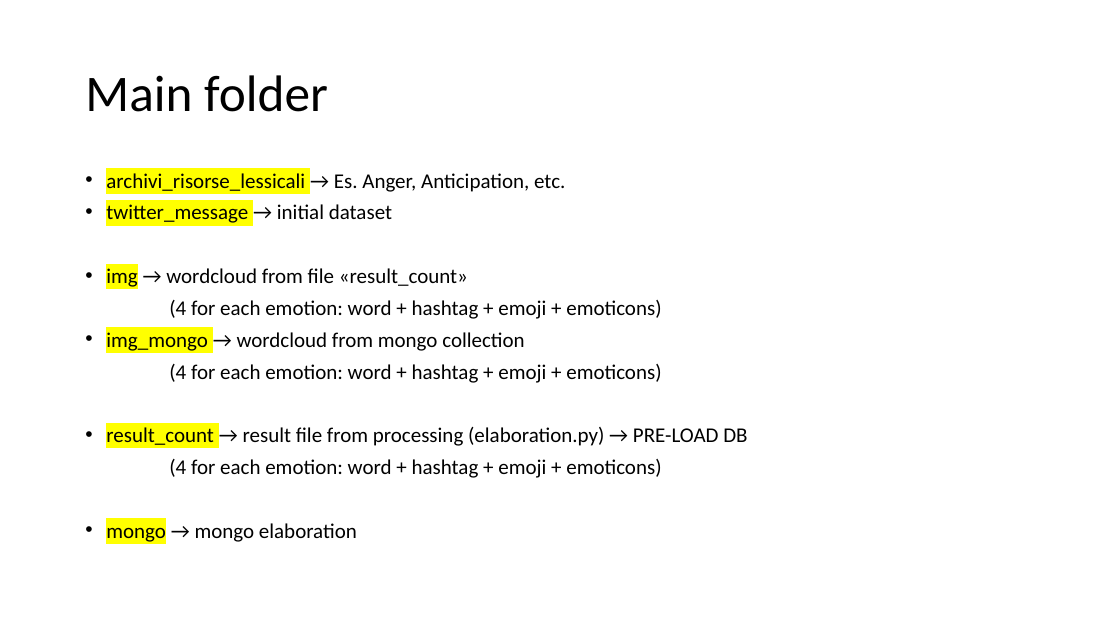
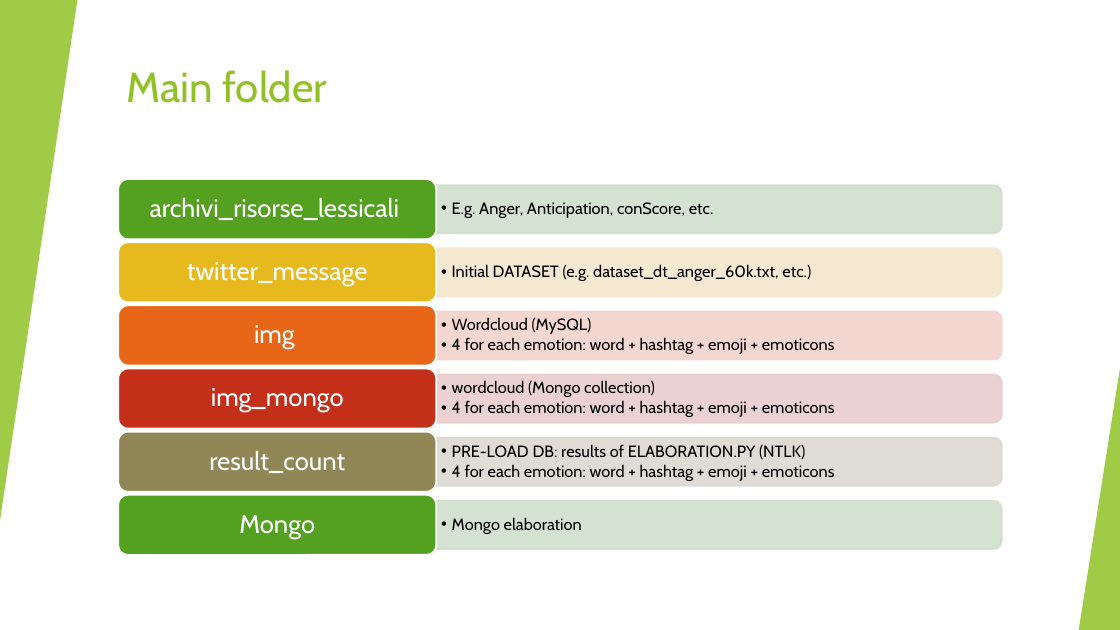
Before and after one commit to lucaMari94/mongodb-sentiment-analysis, a slide deck: slide 8 of silde/slide.pptx (slide 4 before the commit). Drawn at 1120x630 pixels with LibreOffice and Linux fonts; fonts in the diff are those of the drawing. Boxes give left, top, right and bottom in pixels: in the first picture for what was removed or moved away, otherwise in the second. Text is boxed around its words. In the diff, an @@ line names an element or a change of style, - is before the commit and + after.

```diff
--- a/silde/slide.pptx
+++ b/silde/slide.pptx
@@ rectangle added at <box>0,0,1120,630</box>, fill #FFFFFF @@
@@ triangle added at <box>0,0,77,521</box>, fill #90C226 at 85% opacity @@
@@ title "Main folder": place and size @@
-title "Main folder" at <box>85,75,328,112</box>
+title "Main folder" at <box>127,70,327,103</box>
@@ title "Main folder" at <box>127,70,327,103</box>: size 44 to 36 pt, font Calibri to Cabin, text colour #000000 to #90C226; line spacing 0.9 to 1; vertical alignment middle to top @@
@@ text removed at <box>106,173,747,542</box> @@
-• archivi_risorse_lessicali → Es. Anger, Anticipation, etc.
-• twitter_message → initial dataset
-• img → wordcloud from file «result_count»
-(4 for each emotion: word + hashtag + emoji + emoticons)
-• img_mongo → wordcloud from mongo collection
-(4 for each emotion: word + hashtag + emoji + emoticons)
-• result_count → result file from processing (elaboration.py) → PRE-LOAD DB
-(4 for each emotion: word + hashtag + emoji + emoticons)
-• mongo → mongo elaboration
@@ group added at <box>0,0,1120,630</box>: 5 freeform shapes, 3 triangles, 2 lines @@
@@ triangle added at <box>1079,369,1120,630</box>, fill #90C226 at 85% opacity @@
@@ group added at <box>118,179,1002,555</box>: 12 texts, 6 round same rects, 6 rounded rectangles @@
+  • E.g. Anger, Anticipation, conScore, etc.
+archivi_risorse_lessicali
+  • Initial DATASET (e.g. dataset_dt_anger_60k.txt, etc.)
+twitter_message
+  • Wordcloud (MySQL)
+  • 4 for each emotion: word + hashtag + emoji + emoticons
+img
+  • wordcloud (Mongo collection)
+  • 4 for each emotion: word + hashtag + emoji + emoticons
+img_mongo
+  • PRE-LOAD DB: results of ELABORATION.PY (NTLK)
+  • 4 for each emotion: word + hashtag + emoji + emoticons
+result_count
+  • Mongo elaboration
+Mongo
```
Also in this commit, not shown: 22 other slides changed, 17 slides added, 5 slides removed.
